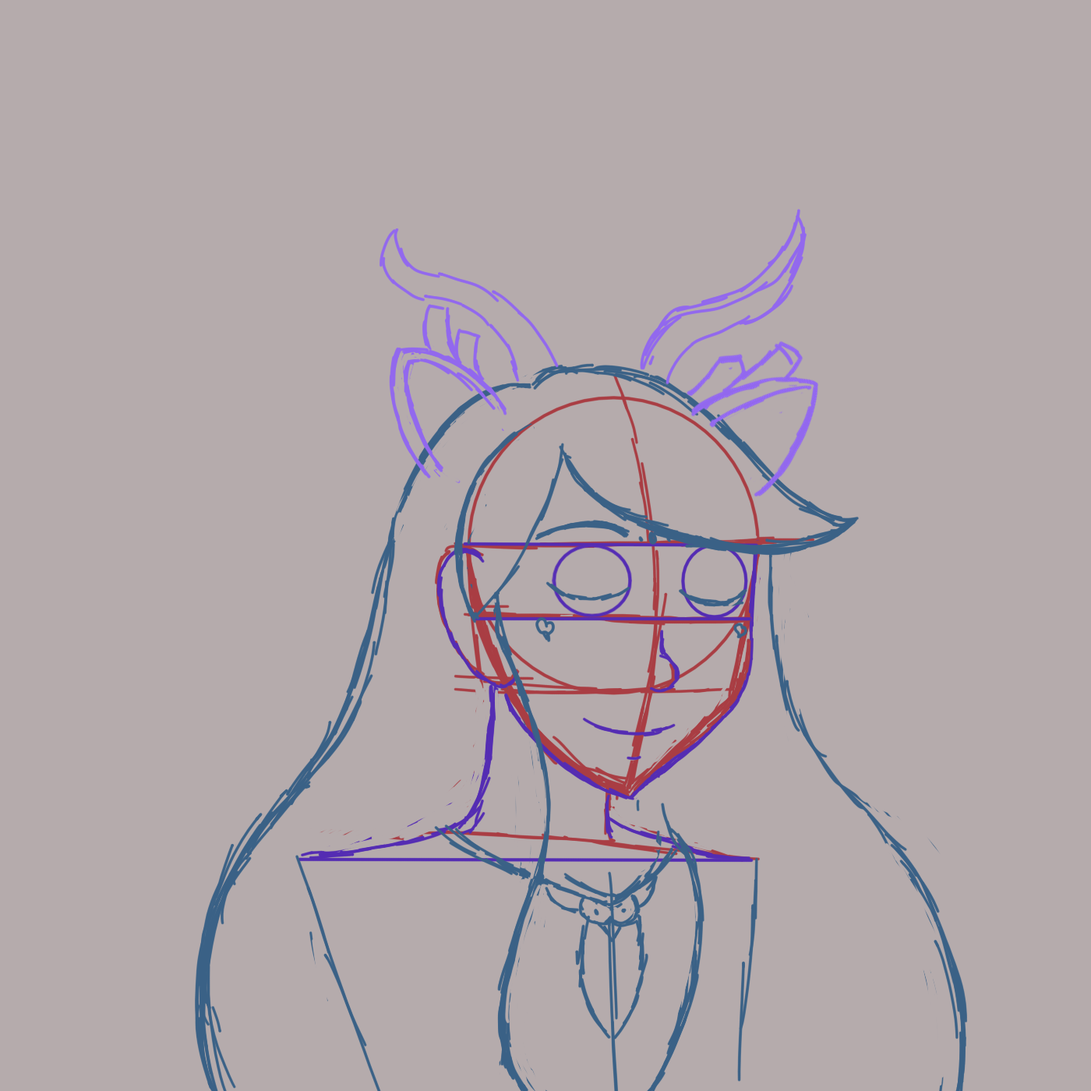
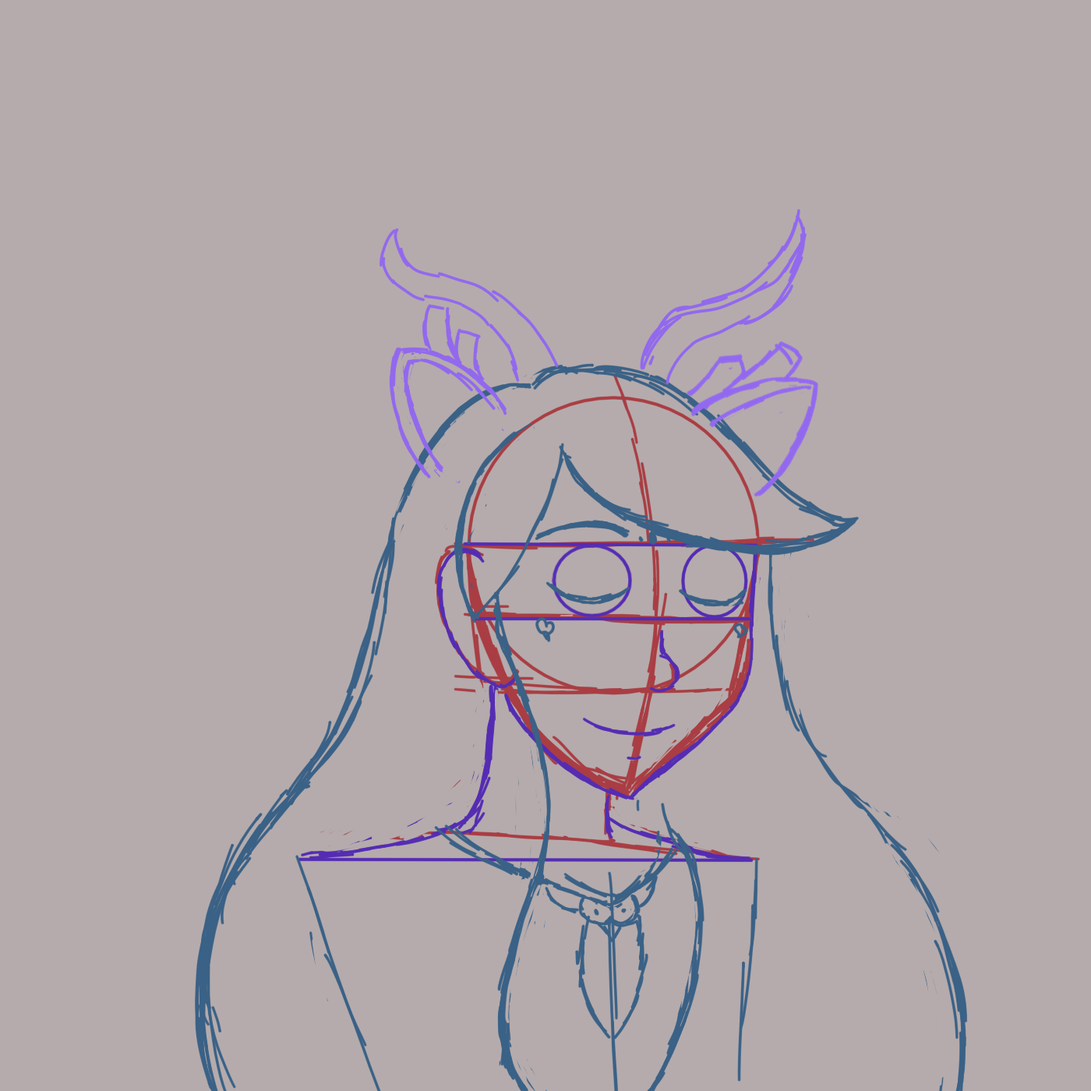
Layers edited between the first and the second 1091x1091 image:
painted on "Paint Layer 1" over 557, 536, 655, 606
painted on "Paint Layer 1 Merged" over 557, 536, 655, 606
